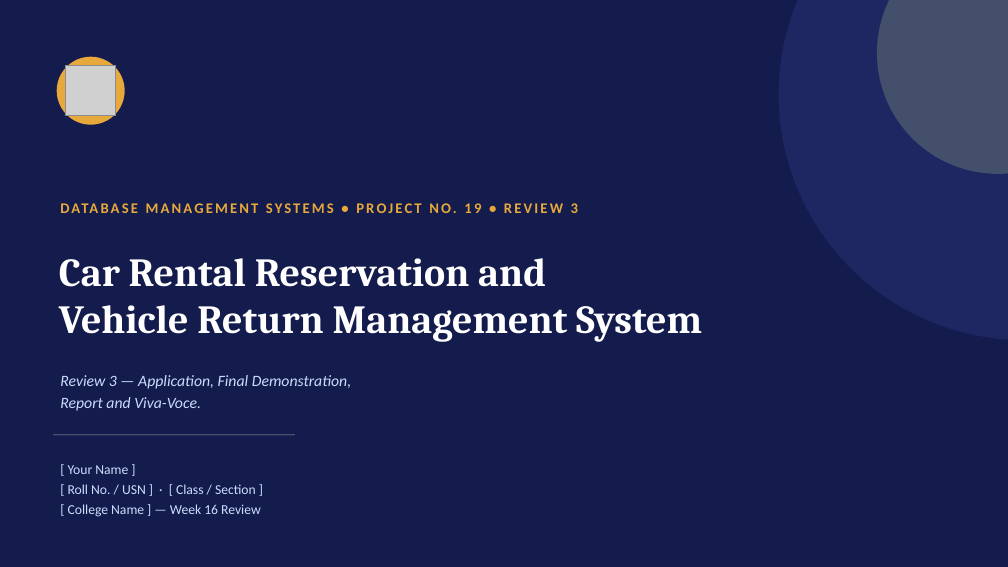
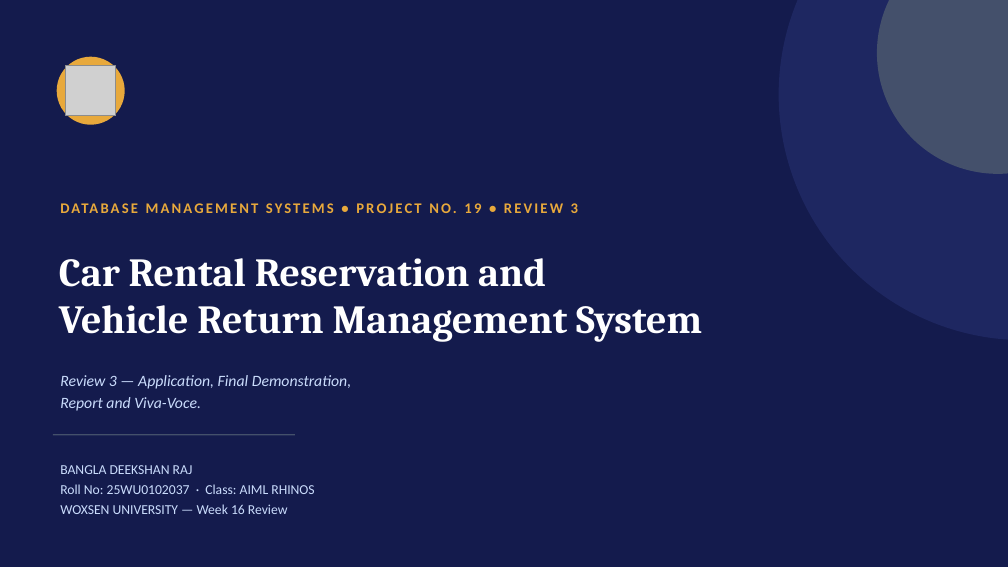
Before and after one commit to rajdeekshan-cmd/DBMS_PBL, a slide deck: slide 1 of review-3/Review-3-Presentation.pptx. Drawn at 1008x567 pixels with LibreOffice and Linux fonts; fonts in the diff are those of the drawing; grey boxes stand for pictures. Boxes give left, top, right and bottom in pixels: in the first picture for what was removed or moved away, otherwise in the second. Text is boxed around its words. In the diff, an @@ line names an element or a change of style, - is before the commit and + after.

Commit message:
Add name, roll number, class and college to the title slide of all three review decks

```diff
--- a/review-3/Review-3-Presentation.pptx
+++ b/review-3/Review-3-Presentation.pptx
@@ text at [60,465,314,514]: text changed @@
-[ Your Name ]
-[ Roll No. / USN ] · [ Class / Section ]
-[ College Name ] — Week 16 Review
+BANGLA DEEKSHAN RAJ
+Roll No: 25WU0102037 · Class: AIML RHINOS
+WOXSEN UNIVERSITY — Week 16 Review
```
Also in this commit, not shown: 2 other files.
